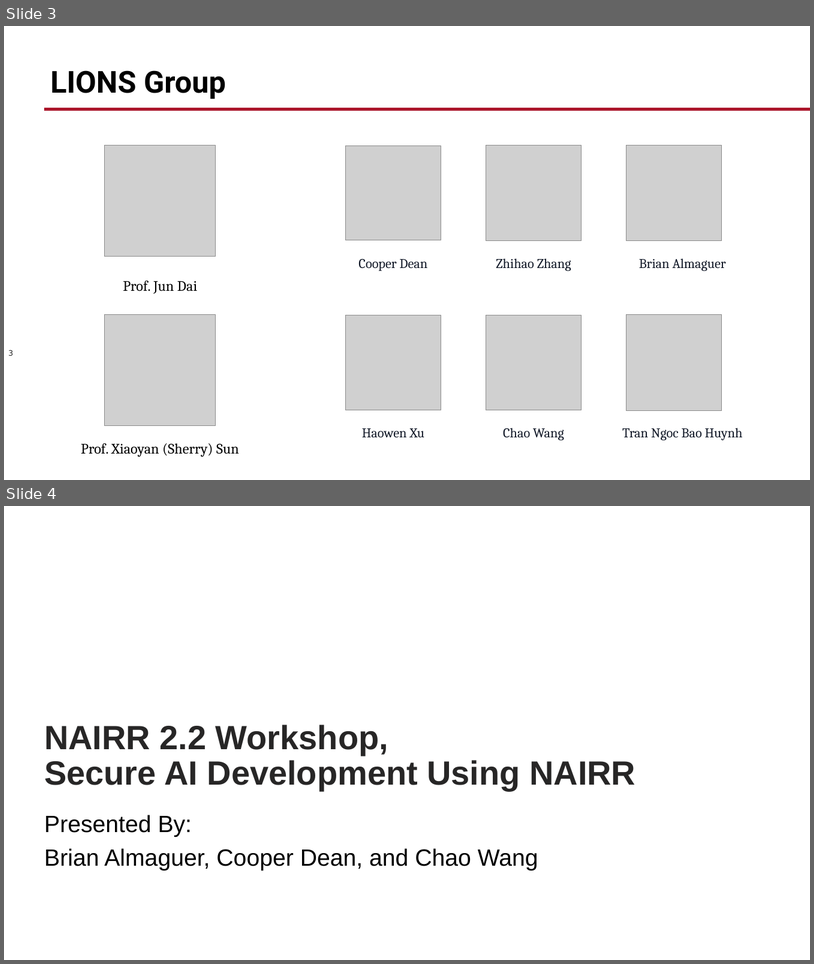
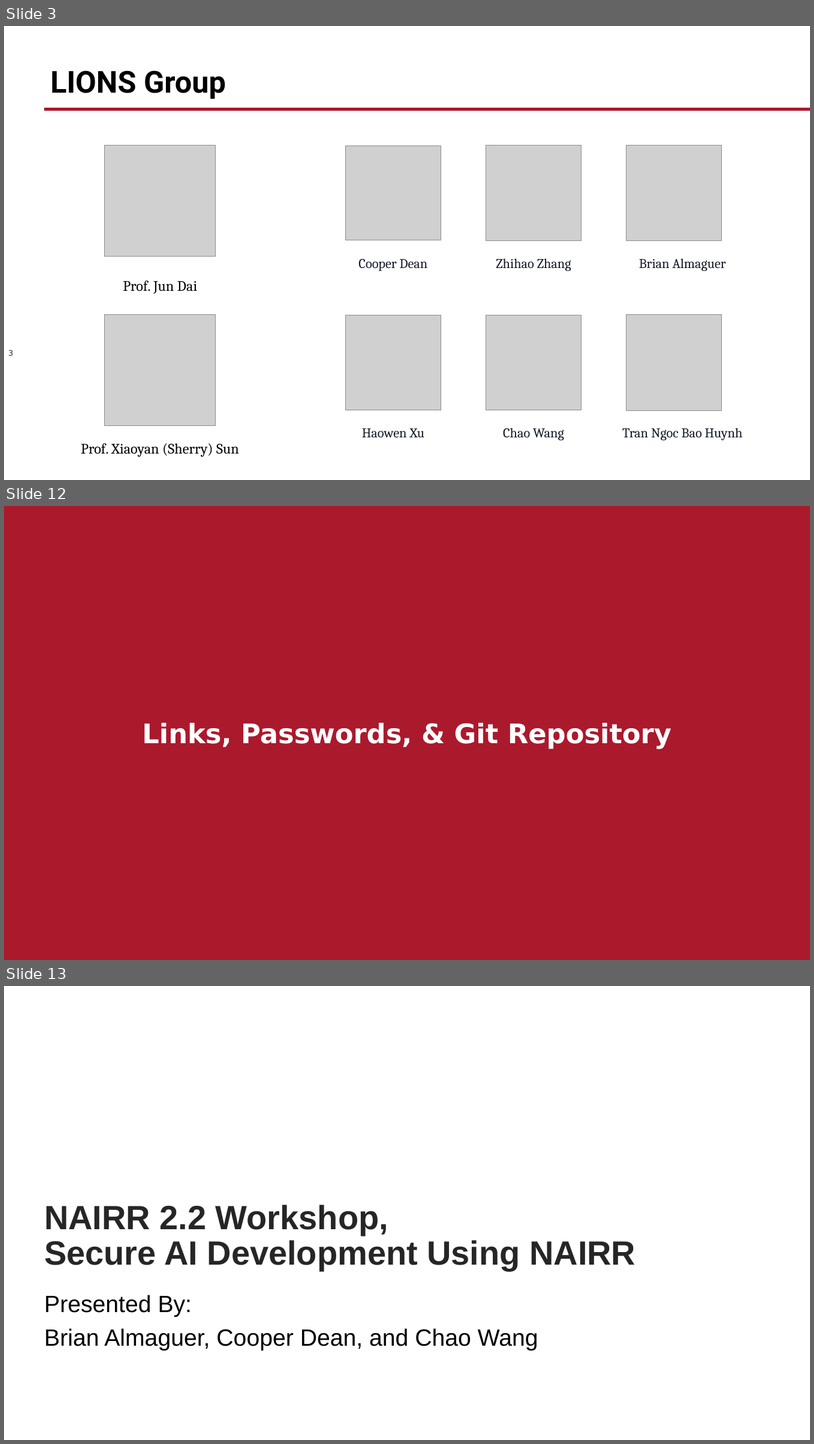
Before and after one commit to WPI-LIONS-Group/NAIRR-Workshops, a slide deck: 2.2/2.2 NAIRR Workshop.pptx. Shown one above the other, each under a label of ours: slides 3 and 4 before the commit, slides 3, 12 and 13 after it; the slides between them are not shown. The pictures are 814x964 and 814x1444 pixels, drawn with LibreOffice and Linux fonts; fonts in the diff are those of the drawing; grey boxes stand for pictures; background and template pictures are left out. Boxes give left, top, right and bottom in pixels: in the first picture for what was removed or moved away, otherwise in the second. Text is boxed around its words. In the diff, an @@ line names an element or a change of style, - is before the commit and + after.

```diff
--- a/2.2/2.2 NAIRR Workshop.pptx
+++ b/2.2/2.2 NAIRR Workshop.pptx
@@ slide 12 added at (4,506,810,960), background #AB192D @@
@@ text added at (142,723,672,749), 32 pt, text #FFFFFF, bold @@
+Links, Passwords, & Git Repository
@@ what was slide 4 is now slide 13 @@
```
Also in this commit, not shown: 1 slide changed, 8 other slides added.
